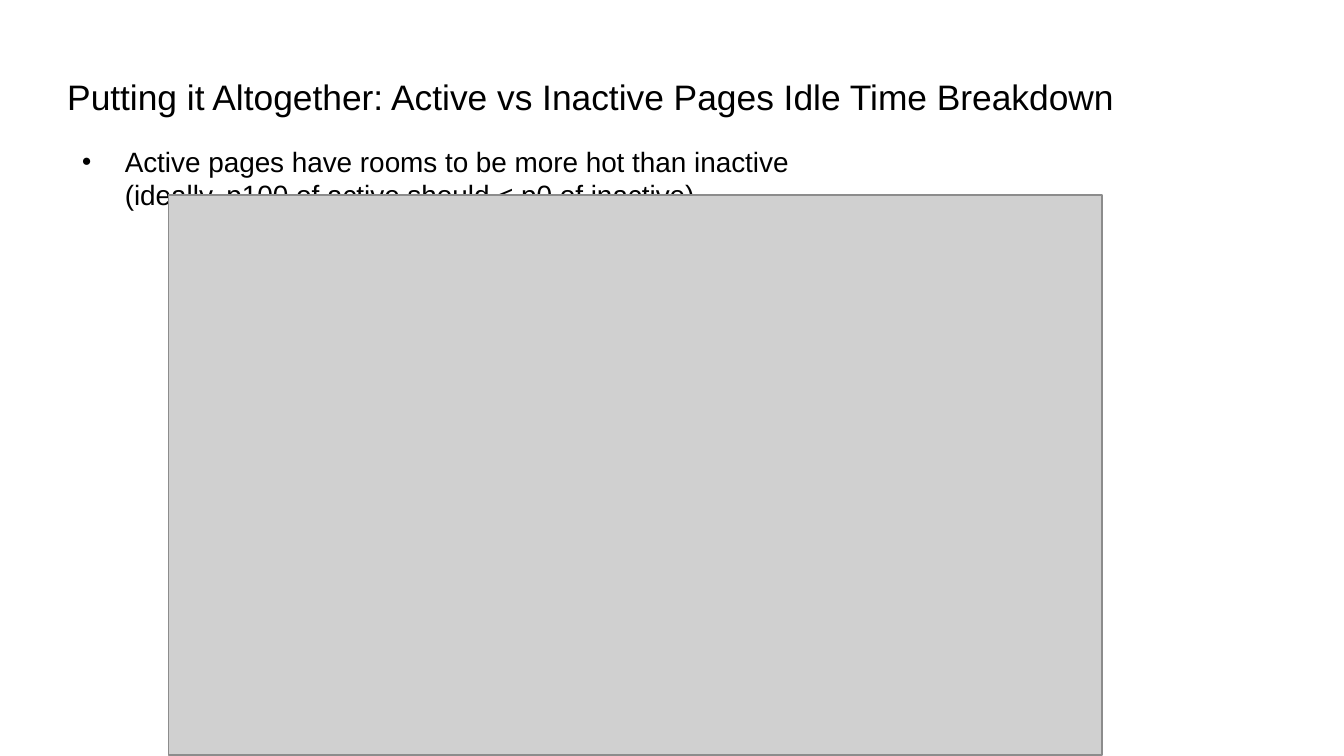
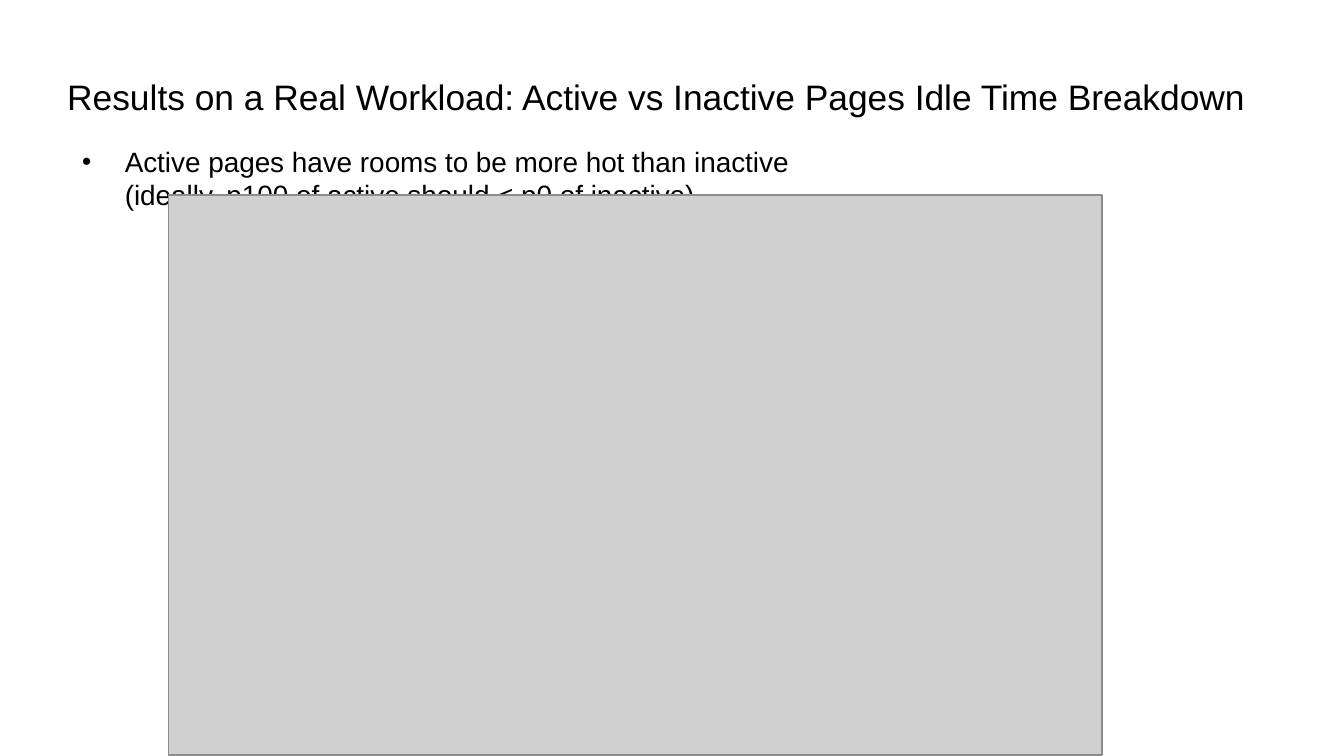
Before and after one commit to damonitor/talks, a slide deck: slide 55 of 2025/ossna/damon_ossna25.odp (slide 58 before the commit). Drawn at 1344x756 pixels with LibreOffice and Linux fonts; fonts in the diff are those of the drawing; grey boxes stand for pictures. Boxes give left, top, right and bottom in pixels: in the first picture for what was removed or moved away, otherwise in the second. Text is boxed around its words. In the diff, an @@ line names an element or a change of style, - is before the commit and + after.

```diff
--- a/2025/ossna/damon_ossna25.odp
+++ b/2025/ossna/damon_ossna25.odp
@@ title at (67, 84, 1245, 117): text changed @@
-Putting it Altogether: Active vs Inactive Pages Idle Time Breakdown
+Results on a Real Workload: Active vs Inactive Pages Idle Time Breakdown
```
Also in this commit, not shown: 17 other slides changed, 2 slides removed, 1 other file.
